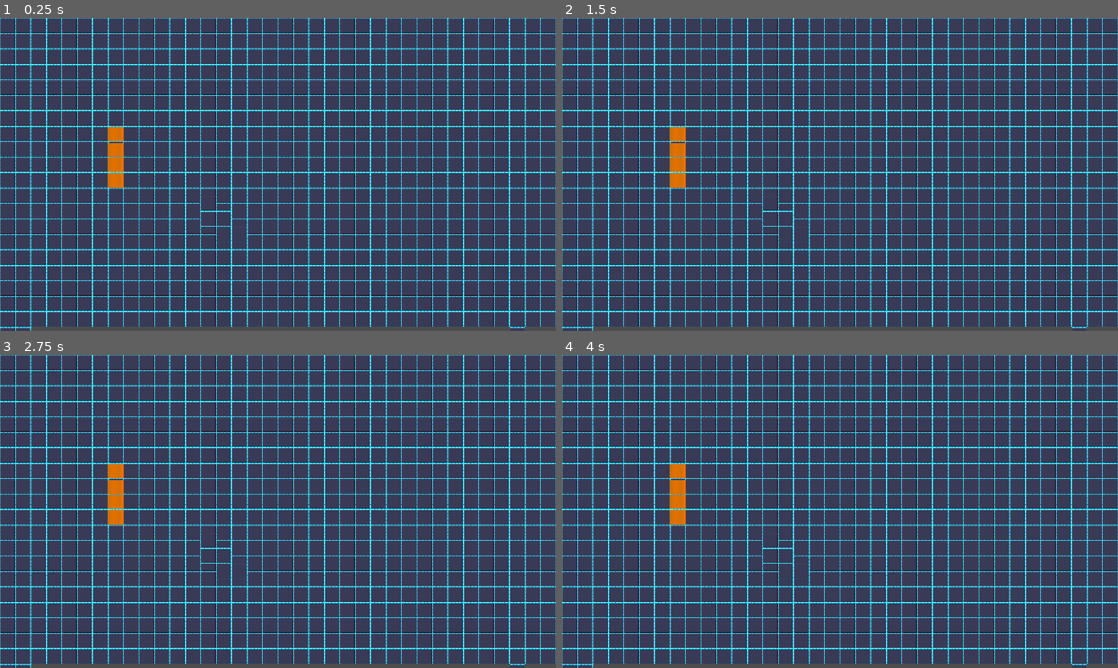
Above: before the commit, frames 1-4 (two rows, left to right).
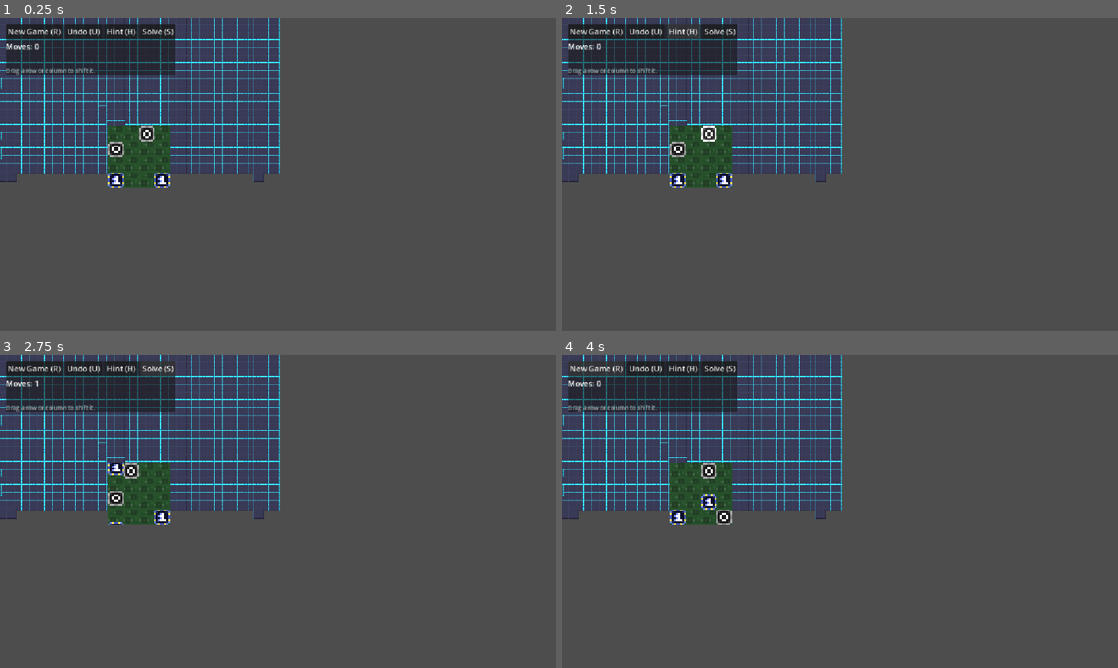
Above: after the commit, the same moments.

Repository: MukkiGames-Production/GithubGameJam2026
Game: Godot game, scene res://Matrix_Puzzle.tscn
Two runs of this game, one before a commit and one after it. Both use one fixed random seed, a clock stepped at 60 frames per second and the inputs below. The project has no main scene, so this scene is started directly.
Inputs (mouse positions are in pixels of both pictures, inside the frame that each line leads up to):
- Up to frame 1 (0.25 s): no input
- Up to frame 2 (1.5 s): click (645, 30) at 0.5 s, where only the run after the commit has a clickable "Undo (U)"; click (684, 30) at 1.25 s, where only the run after the commit has a clickable "Hint (H)"
- Up to frame 3 (2.75 s): click (155, 367) at 2 s, where only the run after the commit has a clickable "Solve (S)"
- Up to frame 4 (4 s): click (595, 367) at 2.75 s, where only the run after the commit has a clickable "New Game (R)"; click (595, 367) at 3.5 s, where only the run after the commit has a clickable "New Game (R)"

The runs differ from the first frame. In frame 1, 28% of the frame differs, in the area x 0-100%, y 0-100%; in frame 2, 28%; in frame 3, 28%; in frame 4, 28%.

Commit message:
working on puzzle

Diff:
--- a/shifting-babaisyou-2/MatrixPuzzle.gd
+++ b/shifting-babaisyou-2/MatrixPuzzle.gd
@@ -1 +1,368 @@
-extends Node
+class_name MatrixPuzzle
+extends Node2D
+## 2D matrix puzzle board drawn from gamejam2026spritesheet.png.
+##
+## Rules live in shift_puzzle.gd (no nodes); this node only renders, animates
+## and handles input. Drag a row or column to shift it, or use the HUD.
+
+signal moved(moves: int)
+signal solved(moves: int)
+
+const Puzzle := preload("res://shift_puzzle.gd")
+
+const N := 4                        # must match ShiftPuzzle.N
+const SHEET_CELL := 8.0             # sprite sheet frame size in pixels
+const TILE_SCALE := 4.0             # 8 px art drawn at 32 px
+const BOARD_ORIGIN := Vector2(224, 224)
+
+# Atlas frames as (column, row) cells of the 8x8 sprite sheet.
+const FRAME_ONE := Vector2i(0, 0)
+const FRAME_ZERO := Vector2i(1, 0)
+const FRAME_FLOOR := Vector2i(0, 3)
+const FRAME_HOLE := Vector2i(1, 3)
+
+# Puzzle symbol -> atlas frame. "." (empty) has no frame and is skipped.
+const TILE_FRAMES := {
+	"1": FRAME_ONE,
+	"O": FRAME_ZERO,
+}
+
+# A solved layout for the sheet's pieces: "1O" adjacent on the top row.
+const GOAL_STATE := "1O......O....1.."
+
+@export var sprite_sheet: Texture2D = preload("res://gamejam2026spritesheet.png")
+@export var goal_word := "1O"
+@export var cell_size := SHEET_CELL * TILE_SCALE
+@export var board_origin := BOARD_ORIGIN
+@export var scramble_moves := 5
+@export var solve_depth := 6
+
+var state: String = GOAL_STATE
+var busy := false
+var moves_made := 0
+var history: Array = []
+
+var tiles: Array[Sprite2D] = []
+
+var _dragging := false
+var _drag_start := Vector2.ZERO
+var _drag_cell := Vector2i.ZERO
+var _hud: CanvasLayer
+var _moves_label: Label
+var _status_label: Label
+
+
+func _ready() -> void:
+	assert(N == Puzzle.N, "MatrixPuzzle.N must match ShiftPuzzle.N")
+	clip_children = CanvasItem.CLIP_CHILDREN_ONLY
+	_build_floor()
+	_build_hud()
+	new_game()
+
+
+func _draw() -> void:
+	# Drawing gives this node a rect; clip_children clips the sliding tiles
+	# (and their wrap-around ghosts) to the board.
+	draw_rect(_board_rect(), Color("0c112b"))
+
+
+# --- board construction ----------------------------------------------------
+
+func _board_rect() -> Rect2:
+	return Rect2(board_origin, Vector2.ONE * cell_size * N)
+
+
+func _cell_center(cell: Vector2i) -> Vector2:
+	return board_origin + (Vector2(cell) + Vector2(0.5, 0.5)) * cell_size
+
+
+func _cell_of(tile: Node2D) -> Vector2i:
+	return Vector2i(((tile.position - board_origin) / cell_size).floor())
+
+
+func _make_sprite(frame: Vector2i) -> Sprite2D:
+	var atlas := AtlasTexture.new()
+	atlas.atlas = sprite_sheet
+	atlas.region = Rect2(Vector2(frame) * SHEET_CELL, Vector2.ONE * SHEET_CELL)
+	var sprite := Sprite2D.new()
+	sprite.texture = atlas
+	sprite.scale = Vector2.ONE * (cell_size / SHEET_CELL)
+	sprite.texture_filter = CanvasItem.TEXTURE_FILTER_NEAREST
+	return sprite
+
+
+func _build_floor() -> void:
+	for i in N * N:
+		var floor_tile := _make_sprite(FRAME_FLOOR)
+		floor_tile.position = _cell_center(Vector2i(i % N, i / N))
+		floor_tile.modulate = Color(0.6, 0.65, 0.6)
+		add_child(floor_tile)
+
+
+func _rebuild() -> void:
+	for tile in tiles:
+		tile.queue_free()
+	tiles.clear()
+	for i in N * N:
+		var ch := state[i]
+		if not TILE_FRAMES.has(ch):
+			continue
+		var tile := _make_sprite(TILE_FRAMES[ch])
+		tile.position = _cell_center(Vector2i(i % N, i / N))
+		add_child(tile)
+		tiles.append(tile)
+
+
+# --- game flow -------------------------------------------------------------
+
+func new_game() -> void:
+	if busy:
+		return
+	moves_made = 0
+	history.clear()
+	state = GOAL_STATE
+	var guard := 100
+	while Puzzle.is_solved(state, goal_word) and guard > 0:
+		guard -= 1
+		state = GOAL_STATE
+		for _i in scramble_moves:
+			var k := randi_range(1, N - 1)
+			var idx := randi() % N
+			state = Puzzle.shift_row(state, idx, k) if randf() < 0.5 else Puzzle.shift_col(state, idx, k)
+	_rebuild()
+	moved.emit(moves_made)
+
+
+func undo() -> void:
+	if busy or history.is_empty():
+		return
+	var move: Array = history.pop_back()
+	busy = true
+	await _apply_move(move[0], move[1], N - move[2])
+	moves_made -= 1
+	moved.emit(moves_made)
+	busy = false
+
+
+func hint() -> void:
+	if busy or Puzzle.is_solved(state, goal_word):
+		return
+	var moves: Array = Puzzle.solve(state, solve_depth, goal_word)
+	if moves.is_empty():
+		_status_label.text = "No solution within %d moves." % solve_depth
+		return
+	_flash_line(moves[0])
+
+
+func play_solution() -> void:
+	if busy or Puzzle.is_solved(state, goal_word):
+		return
+	var moves: Array = Puzzle.solve(state, solve_depth, goal_word)
+	if moves.is_empty():
+		_status_label.text = "No solution within %d moves." % solve_depth
+		return
+	busy = true
+	for move in moves:
+		await _apply_move(move[0], move[1], move[2])
+		_record(move[0], move[1], move[2])
+		await get_tree().create_timer(0.12).timeout
+	busy = false
+	if Puzzle.is_solved(state, goal_word):
+		solved.emit(moves_made)
+		_win_flash()
+
+
+func _do_move(kind: String, idx: int, n: int) -> void:
+	n = posmod(n, N)
+	if busy or n == 0 or idx < 0 or idx >= N:
+		return
+	if not _line_has_piece(kind, idx):
+		return  # shifting an empty line would just burn a move
+	busy = true
+	await _apply_move(kind, idx, n)
+	_record(kind, idx, n)
+	busy = false
+	if Puzzle.is_solved(state, goal_word):
+		solved.emit(moves_made)
+		_win_flash()
+
+
+func _line_has_piece(kind: String, idx: int) -> bool:
+	for i in N:
+		var ch := state[i * N + idx] if kind == "col" else state[idx * N + i]
+		if ch != ".":
+			return true
+	return false
+
+
+func _record(kind: String, idx: int, n: int) -> void:
+	history.append([kind, idx, n])
+	moves_made += 1
+	moved.emit(moves_made)
+
+
+func _apply_move(kind: String, idx: int, n: int) -> void:
+	var anim_n := n
+	if anim_n > N / 2:
+		anim_n -= N  # take the short way around
+	await _animate(kind, idx, anim_n)
+	state = Puzzle.apply_move(state, [kind, idx, n])
+	_rebuild()
+
+
+# --- animation -------------------------------------------------------------
+
+func _animate(kind: String, idx: int, n: int) -> void:
+	var horizontal := kind == "row"
+	var tween: Tween = null
+	var ghosts: Array[Sprite2D] = []
+	for tile in tiles:
+		var cell := _cell_of(tile)
+		if (horizontal and cell.y != idx) or (not horizontal and cell.x != idx):
+			continue
+		if tween == null:
+			tween = create_tween().set_parallel(true)
+			tween.set_trans(Tween.TRANS_CUBIC).set_ease(Tween.EASE_IN_OUT)
+		var along: int = cell.x if horizontal else cell.y
+		var dest := along - n if horizontal else along + n
+		var target := _cell_center(Vector2i(dest, cell.y) if horizontal else Vector2i(cell.x, dest))
+		var axis := "position:x" if horizontal else "position:y"
+		tween.tween_property(tile, axis, target.x if horizontal else target.y, 0.35)
+
+		if dest < 0 or dest >= N:
+			# The tile leaves one edge: a ghost enters from the opposite one.
+			var offset := N if dest < 0 else -N
+			var ghost := tile.duplicate() as Sprite2D
+			add_child(ghost)
+			ghosts.append(ghost)
+			var start_cell := Vector2i(along + offset, cell.y) if horizontal else Vector2i(cell.x, along + offset)
+			var end_cell := Vector2i(dest + offset, cell.y) if horizontal else Vector2i(cell.x, dest + offset)
+			ghost.position = _cell_center(start_cell)
+			var ghost_target := _cell_center(end_cell)
+			tween.tween_property(ghost, axis, ghost_target.x if horizontal else ghost_target.y, 0.35)
+
+	if tween != null:
+		await tween.finished
+	for ghost in ghosts:
+		ghost.queue_free()
+
+
+func _win_flash() -> void:
+	for tile in tiles:
+		var tween := tile.create_tween().set_loops(2)
+		tween.tween_property(tile, "self_modulate", Color(2, 2, 2, 1), 0.15)
+		tween.tween_property(tile, "self_modulate", Color.WHITE, 0.15)
+
+
+func _flash_line(move: Array) -> void:
+	for tile in tiles:
+		var cell := _cell_of(tile)
+		var on_line: bool = (move[0] == "row" and cell.y == move[1]) or (move[0] == "col" and cell.x == move[1])
+		if not on_line:
+			continue
+		var tween := tile.create_tween().set_loops(3)
+		tween.tween_property(tile, "self_modulate", Color(1.8, 1.8, 1.8, 1), 0.15)
+		tween.tween_property(tile, "self_modulate", Color.WHITE, 0.15)
+
+
+# --- input -----------------------------------------------------------------
+
+func _unhandled_input(event: InputEvent) -> void:
+	if event is InputEventKey:
+		var key := event as InputEventKey
+		if key.pressed and not key.echo:
+			match key.keycode:
+				KEY_R:
+					new_game()
+				KEY_U:
+					undo()
+				KEY_H:
+					hint()
+				KEY_S:
+					play_solution()
+		return
+
+	if not event is InputEventMouseButton or busy:
+		return
+	var mouse := event as InputEventMouseButton
+	if mouse.button_index != MOUSE_BUTTON_LEFT:
+		return
+
+	var local := to_local(get_global_mouse_position())
+	if mouse.pressed:
+		if _board_rect().has_point(local):
+			_dragging = true
+			_drag_start = local
+			_drag_cell = Vector2i(((local - board_origin) / cell_size).floor())
+	else:
+		_finish_drag(local)
+
+
+func _finish_drag(local: Vector2) -> void:
+	if not _dragging:
+		return
+	_dragging = false
+	var delta := local - _drag_start
+	if delta.length() < cell_size * 0.4:
+		return
+	if absf(delta.x) > absf(delta.y):
+		# Drag right shifts right, which is a negative left shift.
+		_do_move("row", _drag_cell.y, -clampi(roundi(delta.x / cell_size), 1, N / 2))
+	else:
+		_do_move("col", _drag_cell.x, clampi(roundi(delta.y / cell_size), 1, N / 2))
+
+
+# --- HUD -------------------------------------------------------------------
+
+func _build_hud() -> void:
+	_hud = CanvasLayer.new()
+	_hud.layer = 10
+	add_child(_hud)
+
+	var panel := PanelContainer.new()
+	panel.position = Vector2(12, 12)
+	_hud.add_child(panel)
+
+	var box := VBoxContainer.new()
+	panel.add_child(box)
+
+	var row := HBoxContainer.new()
+	row.add_theme_constant_override("separation", 6)
+	box.add_child(row)
+	row.add_child(_button("New Game (R)", new_game))
+	row.add_child(_button("Undo (U)", undo))
+	row.add_child(_button("Hint (H)", hint))
+	row.add_child(_button("Solve (S)", play_solution))
+
+	_moves_label = Label.new()
+	box.add_child(_moves_label)
+
+	_status_label = Label.new()
+	_status_label.modulate = Color("f8e757")
+	box.add_child(_status_label)
+
+	var help := Label.new()
+	help.text = "Drag a row or column to shift it."
+	help.add_theme_font_size_override("font_size", 12)
+	help.modulate = Color(1, 1, 1, 0.6)
+	box.add_child(help)
+
+	moved.connect(_on_moved)
+	solved.connect(_on_solved)
+
+
+func _button(text: String, handler: Callable) -> Button:
+	var button := Button.new()
+	button.text = text
+	button.pressed.connect(handler)
+	return button
+
+
+func _on_moved(moves: int) -> void:
+	_moves_label.text = "Moves: %d" % moves
+	_status_label.text = ""
+
+
+func _on_solved(moves: int) -> void:
+	_moves_label.text = "Moves: %d" % moves
+	_status_label.text = "Solved in %d moves!" % moves
--- a/shifting-babaisyou-2/Matrix_Puzzle.tscn
+++ b/shifting-babaisyou-2/Matrix_Puzzle.tscn
@@ -3,6 +3,8 @@
 [ext_resource type="Shader" uid="uid://d2i84ixxwl5b3" path="res://Matrix_Puzzle.tres" id="1_fots2"]
 [ext_resource type="Texture2D" uid="uid://boutfodedi0y4" path="res://Textures-16.png" id="1_g7g60"]
 [ext_resource type="Texture2D" uid="uid://cfmg4aetsgomh" path="res://tileset_complet.png" id="2_fots2"]
+[ext_resource type="Texture2D" uid="uid://ns2ciaww07rl" path="res://gamejam2026spritesheet.png" id="3_slbmu"]
+[ext_resource type="Script" uid="uid://ddp0e0y716e7h" path="res://MatrixPuzzle.gd" id="4_mpz1"]
 
 [sub_resource type="TileSetAtlasSource" id="TileSetAtlasSource_slbmu"]
 texture = ExtResource("1_g7g60")
@@ -524,10 +526,30 @@
 8:5/0 = 0
 9:5/0 = 0
 
+[sub_resource type="TileSetAtlasSource" id="TileSetAtlasSource_r750h"]
+texture = ExtResource("3_slbmu")
+texture_region_size = Vector2i(8, 8)
+0:0/0 = 0
+1:0/0 = 0
+0:1/0 = 0
+1:1/0 = 0
+0:2/0 = 0
+0:3/0 = 0
+1:2/0 = 0
+1:3/0 = 0
+2:0/0 = 0
+2:1/0 = 0
+2:2/0 = 0
+3:0/0 = 0
+3:1/0 = 0
+3:2/0 = 0
+
 [sub_resource type="TileSet" id="TileSet_3togr"]
+tile_size = Vector2i(8, 8)
 physics_layer_0/collision_layer = 1
 sources/0 = SubResource("TileSetAtlasSource_slbmu")
 sources/1 = SubResource("TileSetAtlasSource_gltr7")
+sources/2 = SubResource("TileSetAtlasSource_r750h")
 
 [sub_resource type="ShaderMaterial" id="ShaderMaterial_slbmu"]
 shader = ExtResource("1_fots2")
@@ -553,6 +575,18 @@
 curve_y = SubResource("Curve_41a4r")
 curve_z = SubResource("Curve_05wwl")
 
+[sub_resource type="QuadMesh" id="QuadMesh_7lwnq"]
+
+[sub_resource type="MultiMesh" id="MultiMesh_7uwkc"]
+instance_count = 4
+visible_instance_count = 4
+mesh = SubResource("QuadMesh_7lwnq")
+buffer = PackedFloat32Array(0.5, 3.9999998, 1, 1, 1, 0.05, 0.0051020407, 0.16129032, 0.7664218, 2.660608, 1, 1, 1, 0.05, 0.0060082376, 0.11808413, 1.525126, 1.5251265, 1, 1, 1, 0.05, 0.008588864, 0.08145569, 2.6606073, 0.7664218, 1, 1, 1, 0.05, 0.012451045, 0.056981348)
+
+[sub_resource type="AtlasTexture" id="AtlasTexture_7gm7h"]
+atlas = ExtResource("3_slbmu")
+region = Rect2(0, 0, 8.356983, 8.669719)
+
 [node name="Node2D" type="Node2D" unique_id=954893667]
 
 [node name="TileMapLayer" type="TileMapLayer" parent="." unique_id=305454632]
@@ -560,55 +594,61 @@
 tile_set = SubResource("TileSet_3togr")
 
 [node name="Matrix" type="Node2D" parent="." unique_id=1740770337]
+script = ExtResource("4_mpz1")
 
 [node name="ShapeCast2D" type="ShapeCast2D" parent="Matrix" unique_id=758846319]
 top_level = true
 material = SubResource("ShaderMaterial_slbmu")
-position = Vector2(402, 271)
+position = Vector2(312, 190)
 shape = SubResource("RectangleShape2D_7uwkc")
 target_position = Vector2(95, 1)
 
 [node name="ShapeCast2D2" type="ShapeCast2D" parent="Matrix" unique_id=495366538]
 top_level = true
 material = SubResource("ShaderMaterial_slbmu")
-position = Vector2(402, 304)
+position = Vector2(312, 223)
 shape = SubResource("RectangleShape2D_7uwkc")
 target_position = Vector2(95, 1)
 
 [node name="ShapeCast2D3" type="ShapeCast2D" parent="Matrix" unique_id=1561443402]
 top_level = true
 material = SubResource("ShaderMaterial_slbmu")
-position = Vector2(402, 336)
+position = Vector2(312, 255)
 shape = SubResource("RectangleShape2D_7uwkc")
 target_position = Vector2(95, 1)
 
 [node name="ShapeCast2D4" type="ShapeCast2D" parent="Matrix" unique_id=149958440]
 top_level = true
 material = SubResource("ShaderMaterial_slbmu")
-position = Vector2(402, 369)
+position = Vector2(312, 288)
 shape = SubResource("RectangleShape2D_7uwkc")
 target_position = Vector2(95, 1)
 
 [node name="ShiftBlock" type="MeshInstance2D" parent="Matrix" unique_id=1014865091]
-position = Vector2(240, 240)
+position = Vector2(206.75002, 193)
 scale = Vector2(33.5, 30.000002)
 mesh = SubResource("QuadMesh_7uwkc")
 texture = SubResource("CurveXYZTexture_144fo")
 
 [node name="ShiftBlock2" type="MeshInstance2D" parent="Matrix" unique_id=488996892]
-position = Vector2(239.99998, 336)
+position = Vector2(206.75, 289)
 scale = Vector2(33.5, 30.000002)
 mesh = SubResource("QuadMesh_7uwkc")
 texture = SubResource("CurveXYZTexture_144fo")
 
 [node name="ShiftBlock3" type="MeshInstance2D" parent="Matrix" unique_id=1148532321]
-position = Vector2(239.99998, 304)
+position = Vector2(206.75, 257)
 scale = Vector2(33.5, 30.000002)
 mesh = SubResource("QuadMesh_7uwkc")
 texture = SubResource("CurveXYZTexture_144fo")
 
 [node name="ShiftBlock4" type="MeshInstance2D" parent="Matrix" unique_id=1773237357]
-position = Vector2(239.99998, 273)
+position = Vector2(206.75, 226)
 scale = Vector2(33.5, 30.000002)
 mesh = SubResource("QuadMesh_7uwkc")
 texture = SubResource("CurveXYZTexture_144fo")
+
+[node name="MultiMeshInstance2D" type="MultiMeshInstance2D" parent="Matrix" unique_id=785890548]
+position = Vector2(113, 122)
+multimesh = SubResource("MultiMesh_7uwkc")
+texture = SubResource("AtlasTexture_7gm7h")
--- /dev/null
+++ b/shifting-babaisyou-2/shift_puzzle.gd
@@ -0,0 +1,90 @@
+class_name ShiftPuzzle
+## Pure shifting-puzzle rules. No nodes, no rendering, no scene state, so the
+## solver can be unit-tested headless (see tests/test_shift_puzzle.gd).
+##
+## A state is a row-major string of N*N characters, "." being an empty cell.
+
+const N := 4
+const GOAL_WORD := "BCDF"
+
+## A concrete layout that satisfies is_solved(): BCDF reads down column 2.
+const GOAL_STATE := "AEBG..C...D...F."
+
+## The starting layout from the design doc.
+const START := "BAEGC.....D...F."
+
+
+## Positive n shifts the row left, negative n shifts it right. Wraps around.
+static func shift_row(s: String, r: int, n: int) -> String:
+	var bytes := s.to_ascii_buffer()
+	var row := bytes.slice(r * N, (r + 1) * N)
+	for c in N:
+		bytes[r * N + c] = row[posmod(c + n, N)]
+	return bytes.get_string_from_ascii()
+
+
+## Positive n shifts the column down, negative n shifts it up. Wraps around.
+static func shift_col(s: String, c: int, n: int) -> String:
+	var bytes := s.to_ascii_buffer()
+	var col := PackedByteArray()
+	for r in N:
+		col.append(bytes[r * N + c])
+	for r in N:
+		bytes[r * N + c] = col[posmod(r - n, N)]
+	return bytes.get_string_from_ascii()
+
+
+## Applies one move entry, e.g. ["row", 1, 2].
+static func apply_move(s: String, move: Array) -> String:
+	return shift_row(s, move[1], move[2]) if move[0] == "row" else shift_col(s, move[1], move[2])
+
+
+## True when any row or column contains goal as a contiguous run. With a
+## goal as long as a line this is the same as "the line spells the goal".
+static func is_solved(s: String, goal: String = GOAL_WORD) -> bool:
+	for i in N:
+		var row := s.substr(i * N, N)
+		var col := ""
+		for r in N:
+			col += s[r * N + i]
+		if row.contains(goal) or col.contains(goal):
+			return true
+	return false
+
+
+## Breadth-first search, so the first solution found is a shortest one.
+## Returns [["row"|"col", index, amount], ...], or [] when no solution exists
+## within max_depth (also for an already solved start).
+static func solve(start: String = START, max_depth := 6, goal: String = GOAL_WORD) -> Array:
+	var prev: Dictionary = {}
+	prev[start] = null
+	var frontier: Array = [start]
+	for _depth in max_depth:
+		var next: Array = []
+		for s in frontier:
+			if is_solved(s, goal):
+				return _path(prev, s)
+			for i in N:
+				for k in range(1, N):
+					var row_shift := shift_row(s, i, k)
+					if not prev.has(row_shift):
+						prev[row_shift] = [s, ["row", i, k]]
+						next.append(row_shift)
+					var col_shift := shift_col(s, i, k)
+					if not prev.has(col_shift):
+						prev[col_shift] = [s, ["col", i, k]]
+						next.append(col_shift)
+		frontier = next
+	for s in frontier:
+		if is_solved(s, goal):
+			return _path(prev, s)
+	return []
+
+
+static func _path(prev: Dictionary, s: String) -> Array:
+	var moves: Array = []
+	while prev[s] != null:
+		var entry: Array = prev[s]
+		moves.push_front(entry[1])
+		s = entry[0]
+	return moves
--- /dev/null
+++ b/shifting-babaisyou-2/tests/test_matrix_board.gd
@@ -0,0 +1,74 @@
+extends SceneTree
+## Smoke test for the rendered board: loads Matrix_Puzzle.tscn, checks the
+## sprite board builds, a drag-style move applies, undo restores it and the
+## Solve path finishes the puzzle.
+## Run with:
+##   godot --headless --path . -s res://tests/test_matrix_board.gd
+
+const Puzzle := preload("res://shift_puzzle.gd")
+
+var checks := 0
+var failures := 0
+
+
+func _initialize() -> void:
+	await _run()
+	print("MatrixPuzzle board: %d checks, %d failures" % [checks, failures])
+	quit(0 if failures == 0 else 1)
+
+
+func _check(cond: bool, what: String) -> void:
+	checks += 1
+	if cond:
+		return
+	failures += 1
+	print("FAIL: " + what)
+
+
+func _pieces(state: String) -> int:
+	var count := 0
+	for i in state.length():
+		if state[i] != ".":
+			count += 1
+	return count
+
+
+func _run() -> void:
+	var packed: PackedScene = load("res://Matrix_Puzzle.tscn")
+	_check(packed != null, "scene loads")
+	if packed == null:
+		return
+
+	var scene := packed.instantiate()
+	root.add_child(scene)
+	await process_frame
+
+	var board = scene.get_node_or_null("Matrix")
+	_check(board != null, "Matrix node is in the scene")
+	if board == null:
+		return
+
+	_check(board.tiles.size() == _pieces(board.state), "one sprite per piece")
+	_check(board.moves_made == 0, "new game starts at 0 moves")
+
+	# Move a row that actually holds a piece, then undo it.
+	var row_with_piece := 0
+	for i in board.state.length():
+		if board.state[i] != ".":
+			row_with_piece = i / 4
+			break
+	var before: String = board.state
+	await board._do_move("row", row_with_piece, 1)
+	_check(board.state != before, "row move changes the state")
+	_check(board.moves_made == 1, "move counted")
+	await board.undo()
+	_check(board.state == before, "undo restores the state")
+	_check(board.moves_made == 0, "undo clears the move count")
+
+	# One step away from solved: the Solve button must finish it.
+	board.state = Puzzle.shift_row(board.GOAL_STATE, 0, 1)
+	board._rebuild()
+	await board.play_solution()
+	_check(Puzzle.is_solved(board.state, board.goal_word), "solve finishes the board")
+
+	scene.queue_free()
--- /dev/null
+++ b/shifting-babaisyou-2/tests/test_shift_puzzle.gd
@@ -0,0 +1,101 @@
+extends SceneTree
+## Headless tests for the pure puzzle rules. No nodes involved.
+## Run with:
+##   godot --headless --path . -s res://tests/test_shift_puzzle.gd
+
+const Puzzle := preload("res://shift_puzzle.gd")
+
+var checks := 0
+var failures := 0
+
+
+func _initialize() -> void:
+	_test_shift_row()
+	_test_shift_col()
+	_test_is_solved()
+	_test_apply_move()
+	_test_solver()
+	_test_matrix_goal()
+	_test_random_scrambles()
+	print("ShiftPuzzle: %d checks, %d failures" % [checks, failures])
+	quit(0 if failures == 0 else 1)
+
+
+func _check(cond: bool, what: String) -> void:
+	checks += 1
+	if cond:
+		return
+	failures += 1
+	print("FAIL: " + what)
+
+
+func _test_shift_row() -> void:
+	var s := "ABCD............"
+	_check(Puzzle.shift_row(s, 0, 1) == "BCDA............", "shift_row left 1")
+	_check(Puzzle.shift_row(s, 0, 3) == "DABC............", "shift_row left 3 wraps")
+	_check(Puzzle.shift_row(s, 0, -1) == "DABC............", "shift_row right 1 wraps")
+	_check(Puzzle.shift_row(s, 1, 2) == s, "empty row is unchanged")
+	_check(Puzzle.shift_row(Puzzle.shift_row(s, 2, 2), 2, 2) == s, "shifting by 2 twice is identity")
+
+
+func _test_shift_col() -> void:
+	var s := "A...B...C...D..."
+	_check(Puzzle.shift_col(s, 0, 1) == "D...A...B...C...", "shift_col down 1")
+	_check(Puzzle.shift_col(s, 0, -1) == "B...C...D...A...", "shift_col up 1")
+	_check(Puzzle.shift_col(s, 3, 1) == s, "empty column is unchanged")
+	_check(Puzzle.shift_col(Puzzle.shift_col(s, 2, 1), 2, -1) == s, "opposite shifts cancel")
+
+
+func _test_is_solved() -> void:
+	_check(Puzzle.is_solved(Puzzle.GOAL_STATE), "GOAL_STATE is solved")
+	_check(not Puzzle.is_solved(Puzzle.START), "START is not solved")
+	_check(Puzzle.is_solved("BCDF............"), "goal word in a row")
+	_check(Puzzle.is_solved("B...C...D...F..."), "goal word in a column")
+	_check(not Puzzle.is_solved("B.C.D.F........."), "goal word must be contiguous")
+	_check(Puzzle.is_solved("1O......O....1..", "1O"), "custom goal for the matrix board")
+
+
+func _test_apply_move() -> void:
+	var s := "ABCD............"
+	_check(Puzzle.apply_move(s, ["row", 0, 1]) == Puzzle.shift_row(s, 0, 1), "apply_move row")
+	_check(Puzzle.apply_move(s, ["col", 0, 1]) == Puzzle.shift_col(s, 0, 1), "apply_move col")
+
+
+func _test_solver() -> void:
+	var moves: Array = Puzzle.solve(Puzzle.START)
+	_check(moves == [["row", 0, 2], ["row", 1, 2]], "shortest solution to START, got %s" % [moves])
+	_check(Puzzle.is_solved(Puzzle.GOAL_STATE) and Puzzle.solve(Puzzle.GOAL_STATE).is_empty(),
+			"already solved state returns no moves")
+
+
+func _test_matrix_goal() -> void:
+	var goal := "1O"
+	var s := "1O......O....1.."
+	_check(Puzzle.is_solved(s, goal), "matrix goal state is solved")
+	var messed := Puzzle.shift_row(s, 0, 1)
+	_check(not Puzzle.is_solved(messed, goal), "one shift breaks the goal")
+	var moves: Array = Puzzle.solve(messed, 2, goal)
+	_check(not moves.is_empty(), "matrix state is solvable")
+	for move in moves:
+		messed = Puzzle.apply_move(messed, move)
+	_check(Puzzle.is_solved(messed, goal), "matrix solution applies")
+
+
+func _test_random_scrambles() -> void:
+	seed(2026)
+	for trial in 20:
+		var s: String = Puzzle.GOAL_STATE
+		var applied := 0
+		for _i in 3:
+			applied += 1
+			var k := randi_range(1, Puzzle.N - 1)
+			var idx := randi() % Puzzle.N
+			s = Puzzle.shift_row(s, idx, k) if randf() < 0.5 else Puzzle.shift_col(s, idx, k)
+		if Puzzle.is_solved(s):
+			continue
+		var moves: Array = Puzzle.solve(s, 3)
+		_check(not moves.is_empty(), "scramble is solvable within %d moves (trial %d)" % [applied, trial])
+		_check(moves.size() <= applied, "solution is no longer than the scramble (trial %d)" % trial)
+		for move in moves:
+			s = Puzzle.apply_move(s, move)
+		_check(Puzzle.is_solved(s), "solution applies to scramble (trial %d)" % trial)
Binary file added: shifting-babaisyou-2/gamejam2026spritesheet.png
Not shown, added: shifting-babaisyou-2/gamejam2026spritesheet.png.import
